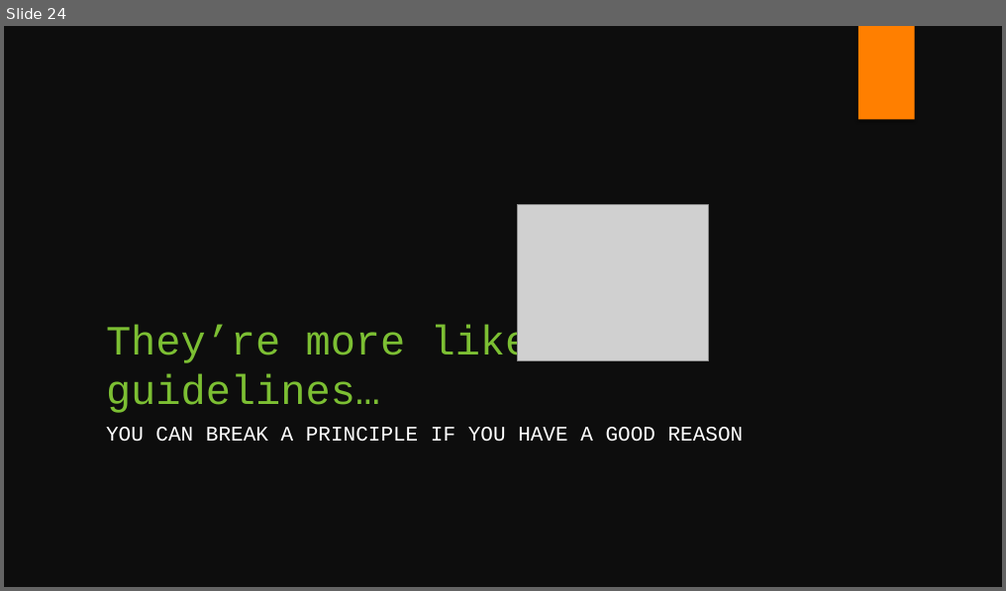
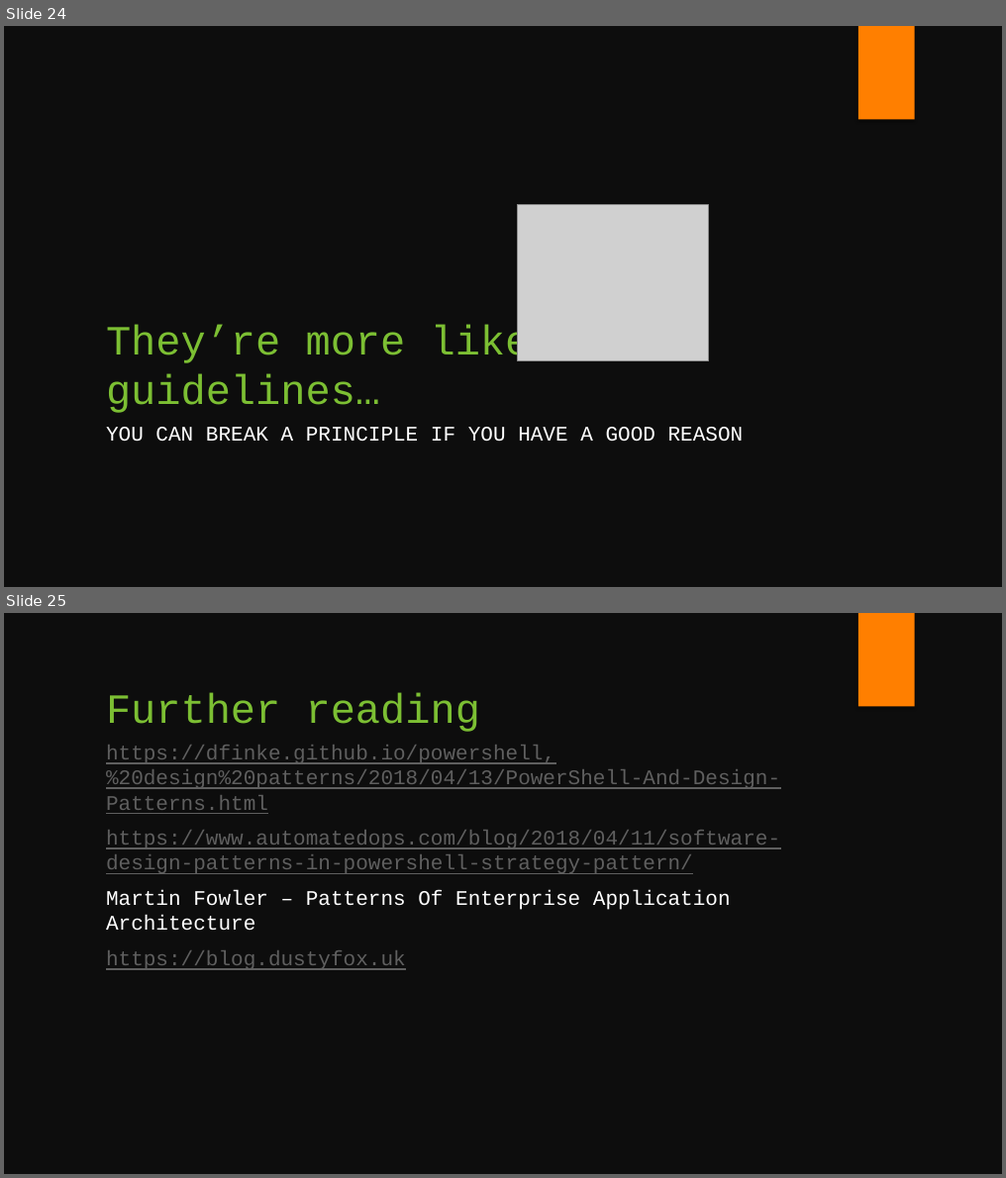
Before and after one commit to fsackur/Powershell-and-SE, a slide deck: Death by powerpoint.pptx. Shown one above the other, each under a label of ours: slide 24 before the commit, slides 24 and 25 after it. The pictures are 1006x591 and 1006x1178 pixels, drawn with LibreOffice and Linux fonts; fonts in the diff are those of the drawing; grey boxes stand for pictures. Boxes give left, top, right and bottom in pixels: in the first picture for what was removed or moved away, otherwise in the second. Text is boxed around its words. In the diff, an @@ line names an element or a change of style, - is before the commit and + after.

```diff
--- a/Death by powerpoint.pptx
+++ b/Death by powerpoint.pptx
@@ slide 25 added at [4,613,1002,1174], background #0D0D0D; not listed: 1 template element that a slide beside it also shows @@
@@ title added at [106,693,480,732], 40 pt, text #7CBF33 @@
+Further reading
@@ text added at [106,745,780,970], 20 pt, text #5F5F5F, underline @@
+https://dfinke.github.io/powershell,%20design%20patterns/2018/04/13/PowerShell-And-Design-Patterns.html
+https://www.automatedops.com/blog/2018/04/11/software-design-patterns-in-powershell-strategy-pattern/
+Martin Fowler – Patterns Of Enterprise Application Architecture
+https://blog.dustyfox.uk
```
Also in this commit, not shown: 1 slide changed, 1 other file.
